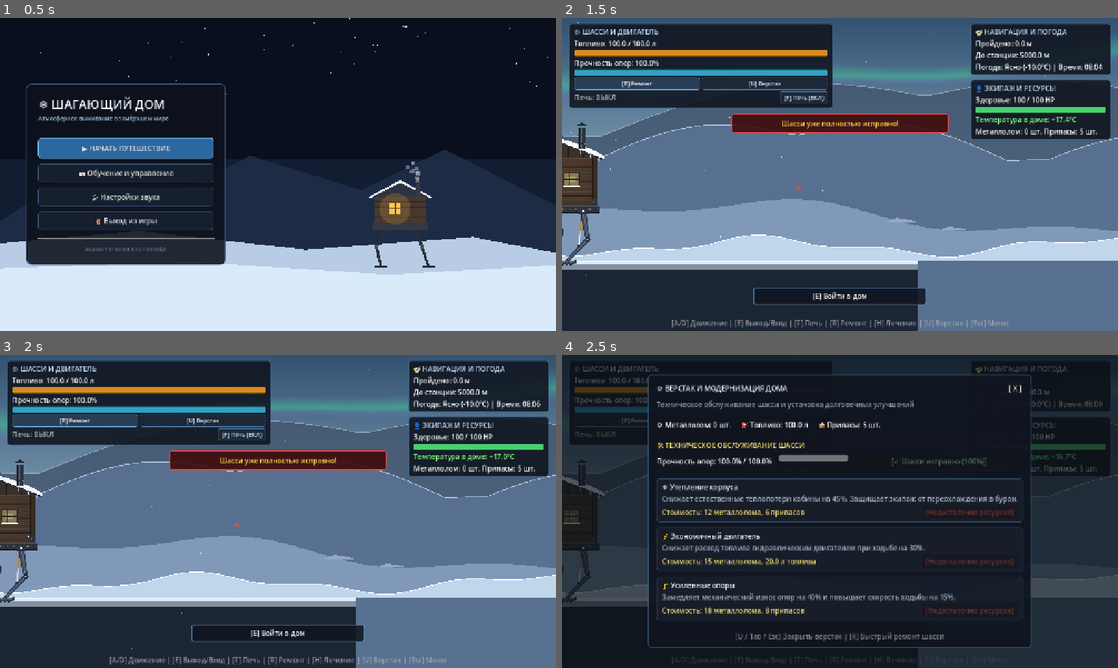
Above: before the commit, frames 1-4 (two rows, left to right).
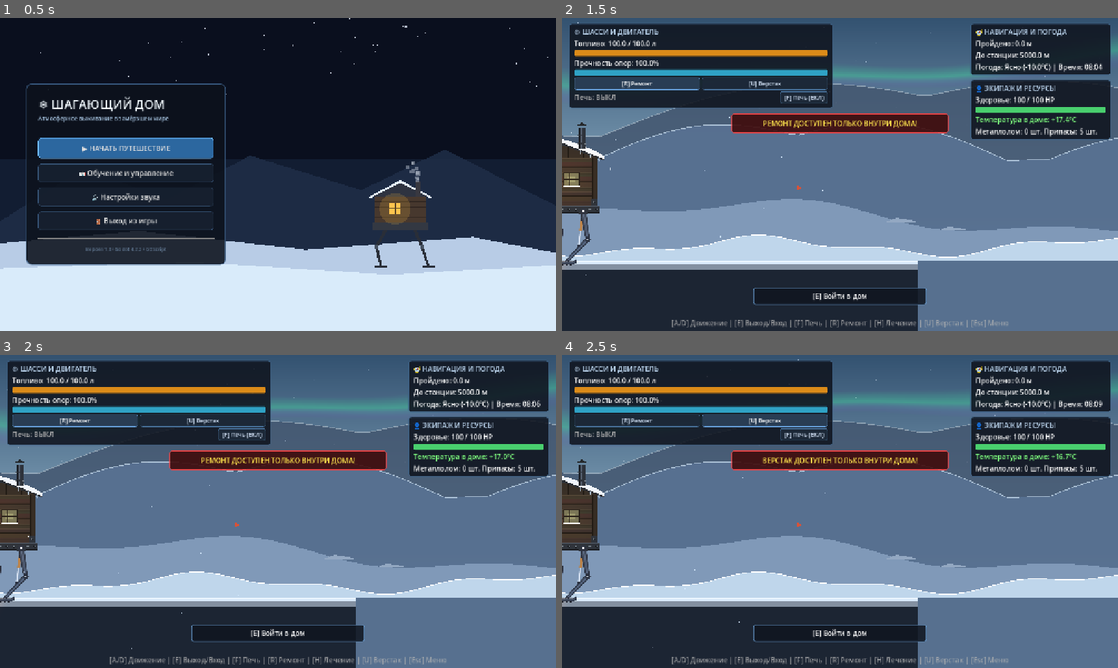
Above: after the commit, the same moments.

Repository: xsitraxs/walking-house
Game: Godot game, scene res://scenes/ui/MainMenu.tscn
Two runs of this game, one before a commit and one after it. Both use one fixed random seed, a clock stepped at 60 frames per second and the inputs below.
Inputs:
- Up to frame 1 (0.5 s): no input
- Up to frame 2 (1.5 s): click "▶ НАЧАТЬ ПУТЕШЕСТВИЕ" at 0.5 s; click "[R] Ремонт" at 1.25 s
- Up to frame 3 (2 s): no input
- Up to frame 4 (2.5 s): click "[U] Верстак" at 2 s

Frame 1 is identical in both runs. In frame 2, 0.4% of the frame differs, in the area x 36-64%, y 32-36%; in frame 3, 0.4%; in frame 4, 75%, in the area x 0-100%, y 0-100%.

Commit message:
fix(start): игра начинается снаружи у трапа, вход в дом по [E]
Симптом: на старте игрок уже числился в доме, но у трапа висела
подсказка «[E] Войти в дом» — нажатие ничего не делало.

Причина: состояния расходились.
- Player в World.tscn сохранён как visible=false и в _ready() вызывал
  set_player_active(false), то есть физически стоял у трапа невидимым;
- GameState.reset_state() ставил is_player_outside=false, то есть
  считал игрока в доме;
- _on_interaction_area_entered() не проверял is_active, поэтому скрытый
  игрок в зоне LadderArea сразу выдавал подсказку о входе.

Что изменено:
- World.gd: _start_outside_at_ladder() в конце _ready() ставит
  is_player_outside=true, шлёт player_mode_changed и спавнит игрока
  у трапа. Теперь игра начинается снаружи и просит войти — как и
  подсказывает HUD.
- Player.gd: Area2D-сигналы (enter/exit) игнорируются, пока игрок
  неактивен. Убирает ложную подсказку при скрытом игроке.
- Player.gd: spawn_at_house_ladder() сбрасывает can_reenter_house и
  current_interactable, иначе was_near уже true и подсказка при
  спавне не появлялась.

Дом не может ехать, пока игрок снаружи (штатное правило), поэтому
первое действие — подняться по трапу.

Co-authored-by: arena-agent <297053741+arena-agent@users.noreply.github.com>

Diff:
--- a/scripts/entities/Player.gd
+++ b/scripts/entities/Player.gd
@@ -215,6 +215,10 @@
 	facing = 1.0
 	outside_exposure_timer = 0.0
 	is_at_tether_limit = false
+	# Сбрасываем близость трапа: иначе при спавне снаружи was_near уже
+	# равен true и подсказка «[E] Войти в дом» не покажется.
+	can_reenter_house = false
+	current_interactable = null
 	set_player_active(true)
 
 	# Spawn initial disembark footprints
@@ -446,6 +450,11 @@
 			bus.emit_signal("prompt_cleared")
 
 func _on_interaction_area_entered(area: Area2D) -> void:
+	# Area2D-сигналы срабатывают и у неактивного игрока (он просто скрыт).
+	# Без этой проверки скрытый игрок, стоящий у трапа, сразу выдавал
+	# «[E] Войти в дом» на старте, хотя по GameState он уже в доме.
+	if not is_active:
+		return
 	var bus: Node = _get_event_bus()
 	if area.name == "LadderArea" or area.is_in_group("house_ladder"):
 		can_reenter_house = true
@@ -458,6 +467,8 @@
 			bus.emit_signal("prompt_requested", prompt)
 
 func _on_interaction_area_exited(area: Area2D) -> void:
+	if not is_active:
+		return
 	var bus: Node = _get_event_bus()
 	if area.name == "LadderArea" or area.is_in_group("house_ladder"):
 		can_reenter_house = false
--- a/scripts/world/World.gd
+++ b/scripts/world/World.gd
@@ -29,6 +29,7 @@
 	_populate_resource_nodes()
 	_setup_camera()
 	_connect_event_bus()
+	_start_outside_at_ladder()
 
 func _ensure_components() -> void:
 	if house == null:
@@ -115,6 +116,24 @@
 	if house != null:
 		camera.global_position = Vector2(house.global_position.x + 80.0, 360.0)
 
+## Игра начинается снаружи: исследователь стоит у трапа и должен подняться
+## в дом по [E]. Раньше Player спавнился скрытым снаружи, а GameState считал
+## его «внутри» — из-за этого у трапа висела подсказка «Войти в дом», хотя
+## игрок и так уже был в доме. Теперь оба состояния согласованы.
+func _start_outside_at_ladder() -> void:
+	if player == null or house == null:
+		return
+	var gs: Node = _get_game_state()
+	if gs != null and not gs.is_player_outside:
+		# Игра начинается снаружи: игрок стоит у трапа и должен подняться
+		# в дом по [E]. Синхронизируем GameState, иначе он считает игрока
+		# внутри и разрешает «выйти» из дома, в который ещё не входили.
+		gs.is_player_outside = true
+		if gs.has_signal("player_mode_changed"):
+			gs.emit_signal("player_mode_changed", [true])
+	player.spawn_at_house_ladder(house)
+	# GameCamera переключится сама по сигналу player_mode_changed выше.
+
 func _connect_event_bus() -> void:
 	var bus: Node = _get_event_bus()
 	if bus == null:
